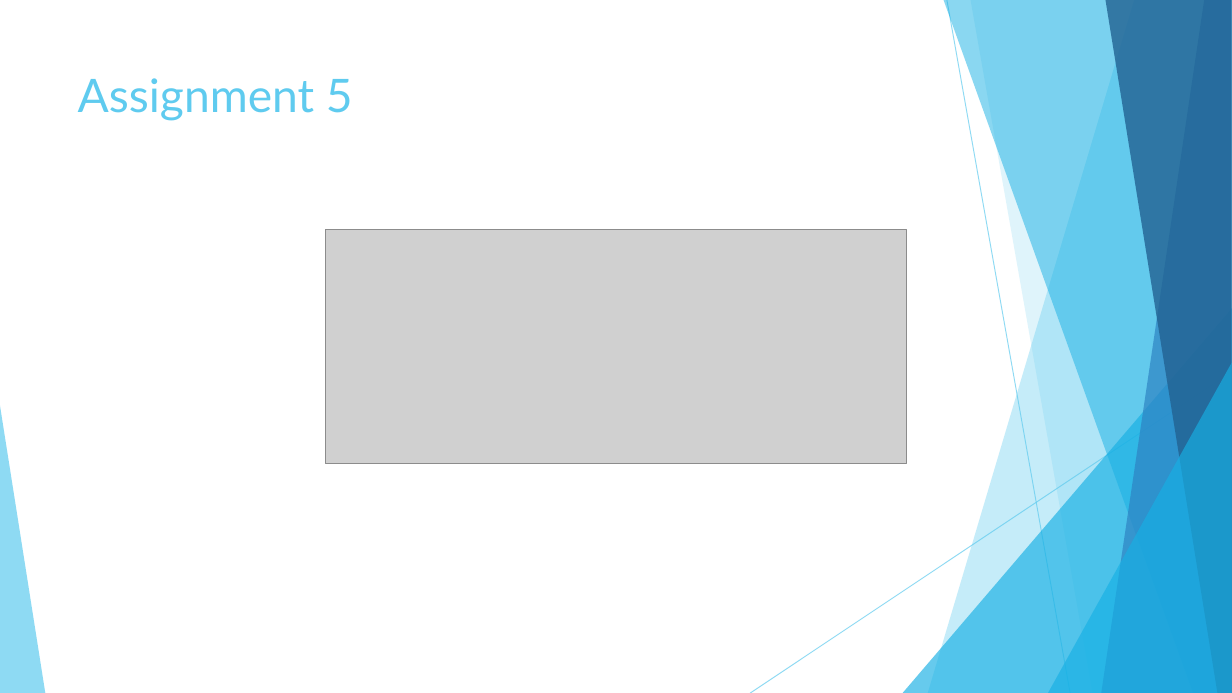
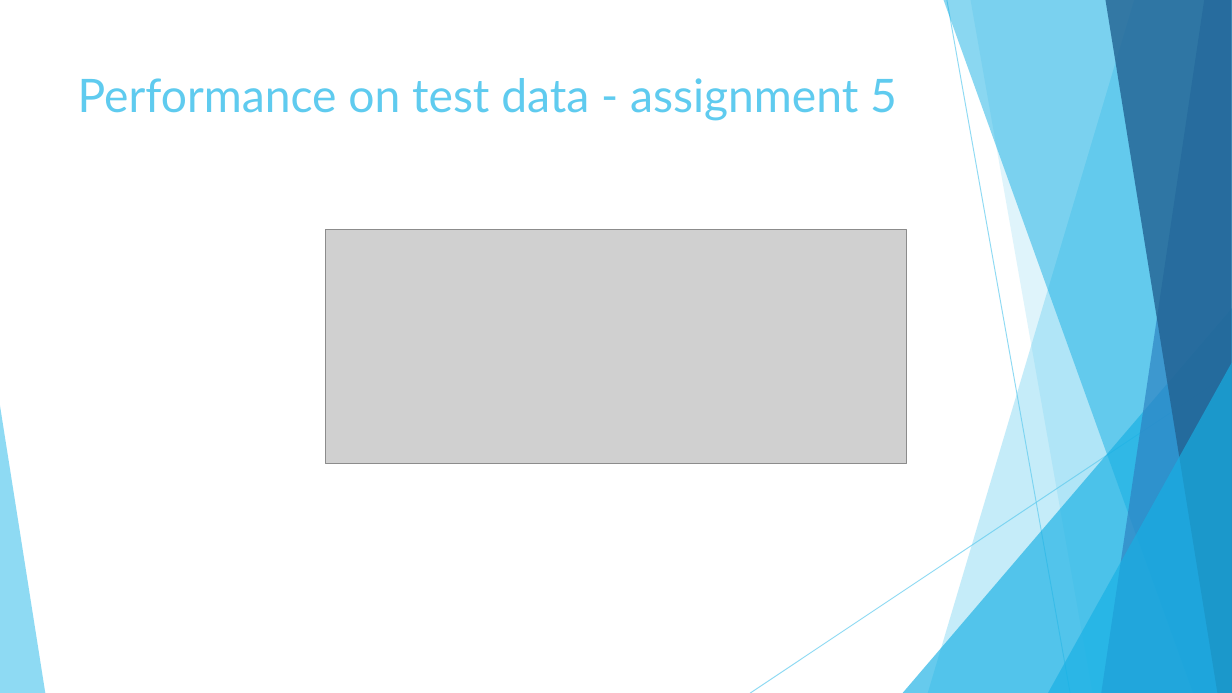
Before and after one commit to Ivan-Klabucar/Machine-Learning, a slide deck: slide 4 of Presentation3.pptx. Drawn at 1232x693 pixels with LibreOffice and Linux fonts; fonts in the diff are those of the drawing; grey boxes stand for pictures. Boxes give left, top, right and bottom in pixels: in the first picture for what was removed or moved away, otherwise in the second. Text is boxed around its words. In the diff, an @@ line names an element or a change of style, - is before the commit and + after.

```diff
--- a/Presentation3.pptx
+++ b/Presentation3.pptx
@@ title at (78, 78, 897, 121): text changed @@
-Assignment 5
+Performance on test data - assignment 5
```
Also in this commit, not shown: 8 other slides changed.
